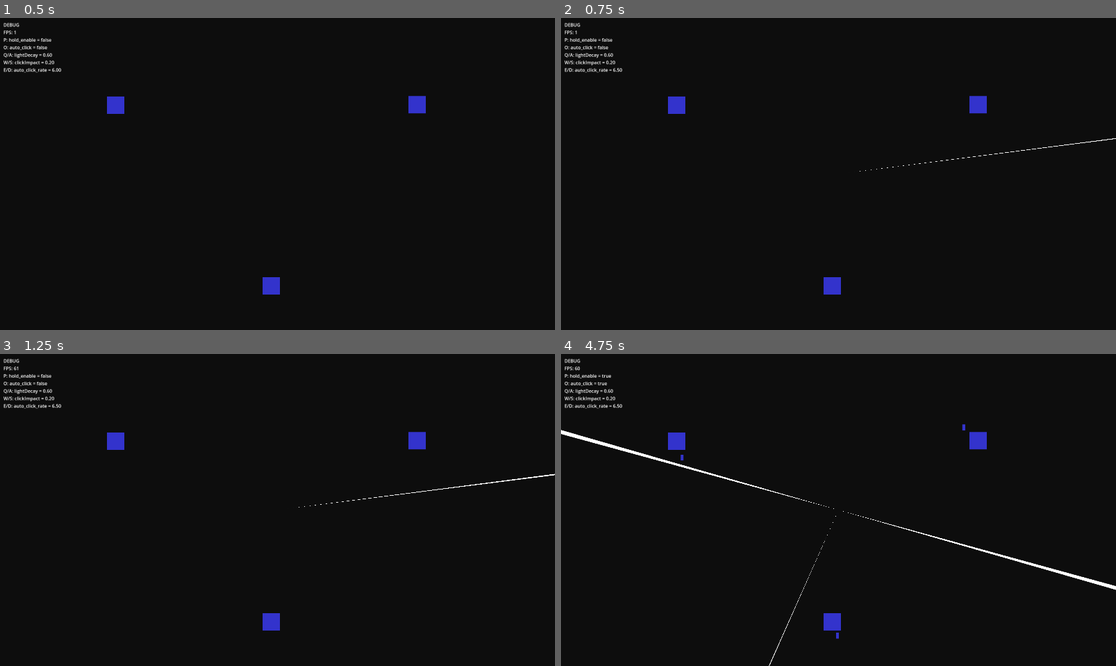
Above: before the commit, frames 1-4 (two rows, left to right).
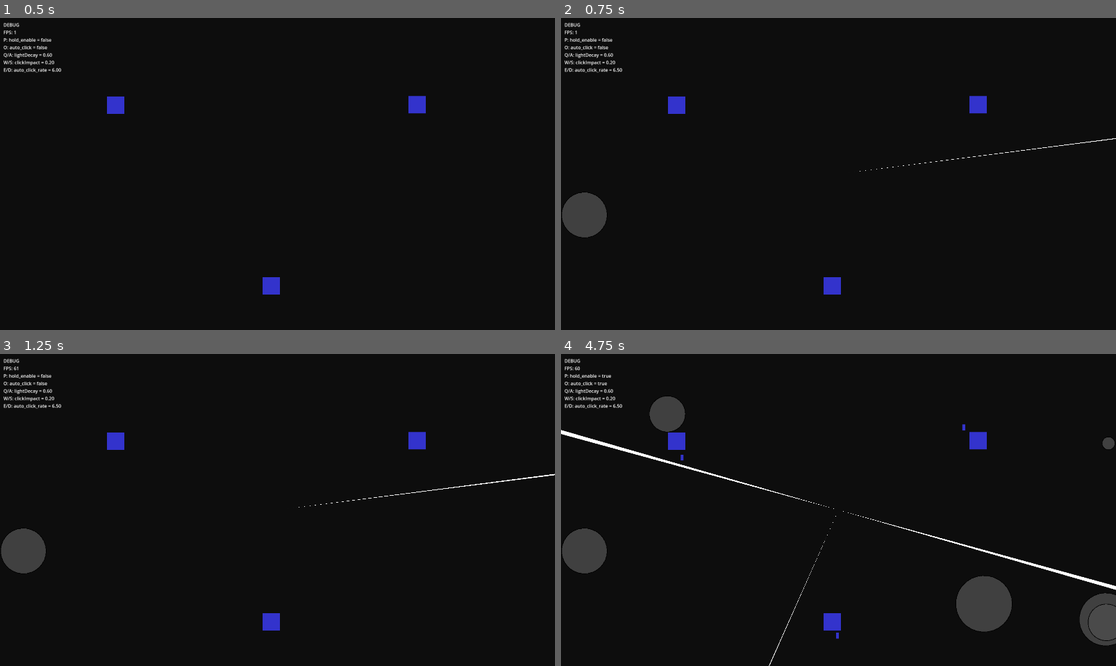
Above: after the commit, the same moments.

Repository: amirblum/OrHaolam-JLM2025
Game: Godot game, scene res://scenes/main/Main.tscn
The game is run twice, just before and just after one commit, with the same random seed, the same clock (stepped at 60 frames per second) and the same inputs.
Inputs (mouse positions are in pixels of both pictures, inside the frame that each line leads up to):
- Up to frame 1 (0.5 s): no input
- Up to frame 2 (0.75 s): tap Enter at 0.5 s; move the mouse to (960, 158) at 0.52 s; hold D from 0.53 s (still down); tap T at 0.6 s; click (960, 158) at 0.67 s
- Up to frame 3 (1.25 s): keep holding D; tap Space at 0.77 s
- Up to frame 4 (4.75 s): move the mouse to (727, 525) at 1.27 s; release D at 1.28 s; hold S 1.28-2.03 s; tap T at 1.35, 2.3, 3.05, 3.8, 4.55 s; tap Space at 1.52, 2.75, 3.02, 3.77, 4.52 s; move the mouse to (894, 441) at 2.02 s; hold D 2.03-2.78 s; tap P at 2.1 s; move the mouse to (810, 572) at 2.77 s; hold W 2.78-3.53 s; tap O at 2.85 s; click (810, 572) at 2.92 s; move the mouse to (1005, 556) at 3.52 s; hold A from 3.53 s (still down); tap Q at 3.6 s; move the mouse to (672, 463) at 4.27 s; tap E at 4.35 s

Frame 1 is identical in both runs. In frame 2, 0.9% of the frame differs, in the area x 0-9%, y 55-71%; in frame 3, 0.9%; in frame 4, 3.8%, in the area x 0-100%, y 13-94%.

Commit message:
light state method
light state checks if mid max and min are all in one beam (returns 1)
if none are in any beam return 0

Diff:
--- a/scenes/DEBUG/Debug.gd
+++ b/scenes/DEBUG/Debug.gd
@@ -56,6 +56,8 @@
 			_add_float(&"auto_click_rate", -auto_click_rate_step, 0.1)
 		KEY_D:
 			_add_float(&"auto_click_rate", auto_click_rate_step, 0.1)
+		KEY_T:
+			_spawn_test_circle()
 		_:
 			return
 
@@ -117,3 +119,59 @@
 			return any
 
 	return null
+
+func _spawn_test_circle() -> void:
+	if player == null or not is_instance_valid(player):
+		return
+
+	var viewport_size := get_viewport_rect().size
+	var random_x := randf_range(0, viewport_size.x)
+	var random_y := randf_range(0, viewport_size.y)
+	var random_radius := randf_range(5.0, 100.0)
+
+	var test_circle := TestCircle.new()
+	test_circle.position = Vector2(random_x, random_y)
+	test_circle.radius = random_radius
+	test_circle.player = player
+
+	add_child(test_circle)
+
+
+# TestCircle node that checks its light state and draws itself
+class TestCircle extends Node2D:
+	var radius: float = 10.0
+	var player: Node = null
+
+	func _ready() -> void:
+		set_process(true)
+
+	func _process(_delta: float) -> void:
+		queue_redraw()
+
+	func _draw() -> void:
+		if player == null or not is_instance_valid(player):
+			return
+
+		if not player.has_method("light_state"):
+			return
+
+		# Check light state at this circle's position
+		var light_value: float = player.light_state(global_position, radius)
+
+		# Determine color based on light state
+		var color: Color
+		if light_value == 0.0:
+			# Fully dark - grey
+			color = Color(0.3, 0.3, 0.3, 0.8)
+		elif light_value == 1.0:
+			# Fully light - white
+			color = Color(1.0, 1.0, 1.0, 0.8)
+		else:
+			# Partial light (0.5) - something in between
+			color = Color(0.65, 0.65, 0.65, 0.8)
+
+		# Draw the circle
+		draw_circle(Vector2.ZERO, radius, color)
+
+		# Draw outline for visibility
+		draw_arc(Vector2.ZERO, radius, 0, TAU, 32, Color.BLACK, 2.0)
--- a/scenes/player/Player.gd
+++ b/scenes/player/Player.gd
@@ -200,3 +200,85 @@
 
 func get_beams() -> Array[Node2D]:
 	return beams
+
+func light_state(point: Vector2, radius: float) -> float:
+	"""
+	Determines the light state of a circular region.
+
+	Args:
+		point: The center point of the circle in global coordinates
+		radius: The radius of the circle in pixels
+
+	Returns:
+		0.0 - None of the sample angles are in any beam
+		0.5 - Some angles are in beams OR angles are in different beams
+		1.0 - All three angles are in the same beam
+	"""
+	# Get the screen center (Jerusalem origin)
+	var screen_center := get_viewport_rect().size / 2
+
+	# Calculate vector from screen center to the point
+	var v := point - screen_center
+	var distance := v.length()
+
+	# Calculate the three angles
+	var center_angle := v.angle()
+
+	# Calculate angular offset for the circle edges
+	# tan(theta) = radius / distance, so theta = atan(radius / distance)
+	var angular_offset := atan2(radius, distance) if distance > 0.0 else 0.0
+
+	var min_angle := center_angle - angular_offset
+	var max_angle := center_angle + angular_offset
+
+	# Find which beam (if any) contains each angle
+	var center_beam := _find_beam_containing_angle(center_angle)
+	var min_beam := _find_beam_containing_angle(min_angle)
+	var max_beam := _find_beam_containing_angle(max_angle)
+
+	# Count how many angles are in beams
+	var in_beam_count := 0
+	if center_beam != null:
+		in_beam_count += 1
+	if min_beam != null:
+		in_beam_count += 1
+	if max_beam != null:
+		in_beam_count += 1
+
+	# Case 1: None in any beam
+	if in_beam_count == 0:
+		return 0.0
+
+	# Case 2: All three in the same beam
+	if in_beam_count == 3 and center_beam == min_beam and min_beam == max_beam:
+		return 1.0
+
+	# Case 3: Some in beams or in different beams
+	return 0.5
+
+func _find_beam_containing_angle(angle: float) -> Node2D:
+	"""
+	Finds the beam that contains the given angle.
+
+	Args:
+		angle: The angle to check (in radians)
+
+	Returns:
+		The beam Node2D that contains this angle, or null if none
+	"""
+	for b in beams:
+		if b == null or not is_instance_valid(b):
+			continue
+
+		var dir := float(b.get("direction_rad"))
+		var spread := float(b.get("angle_spread_rad"))
+		var half_spread := spread * 0.5
+
+		# Unwrap the test angle near the beam's direction to handle wraparound
+		var angle_unwrapped := _unwrap_near(angle, dir)
+
+		# Check if angle is within the beam's range
+		if angle_unwrapped >= (dir - half_spread) and angle_unwrapped <= (dir + half_spread):
+			return b
+
+	return null
